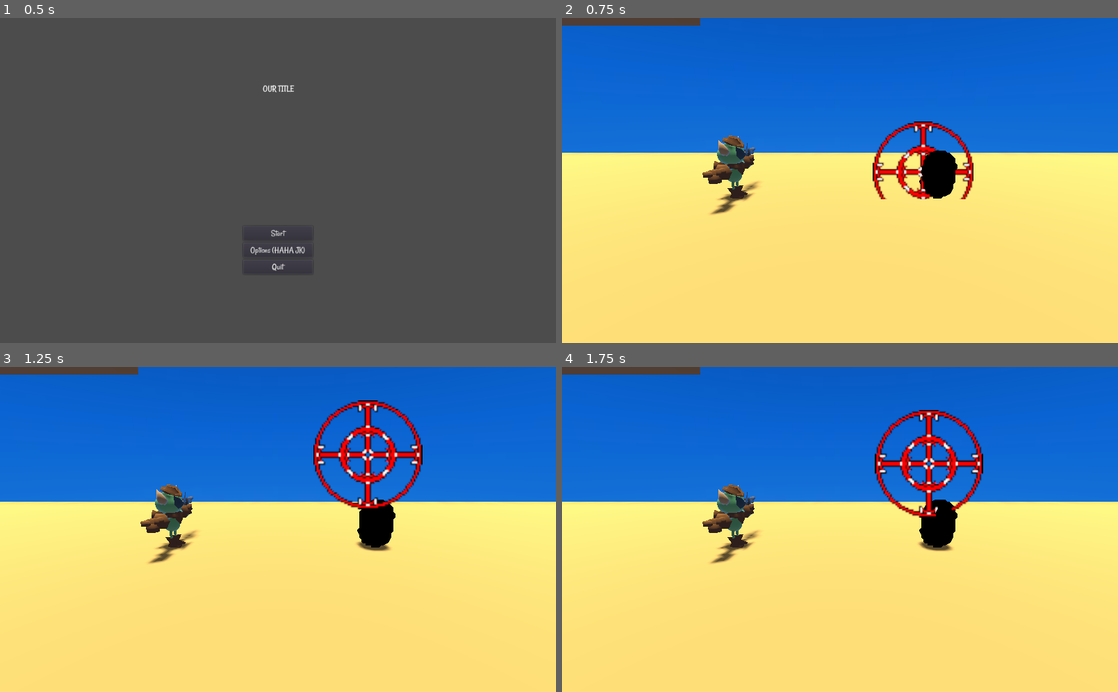
Above: before the commit, frames 1-4 (two rows, left to right).
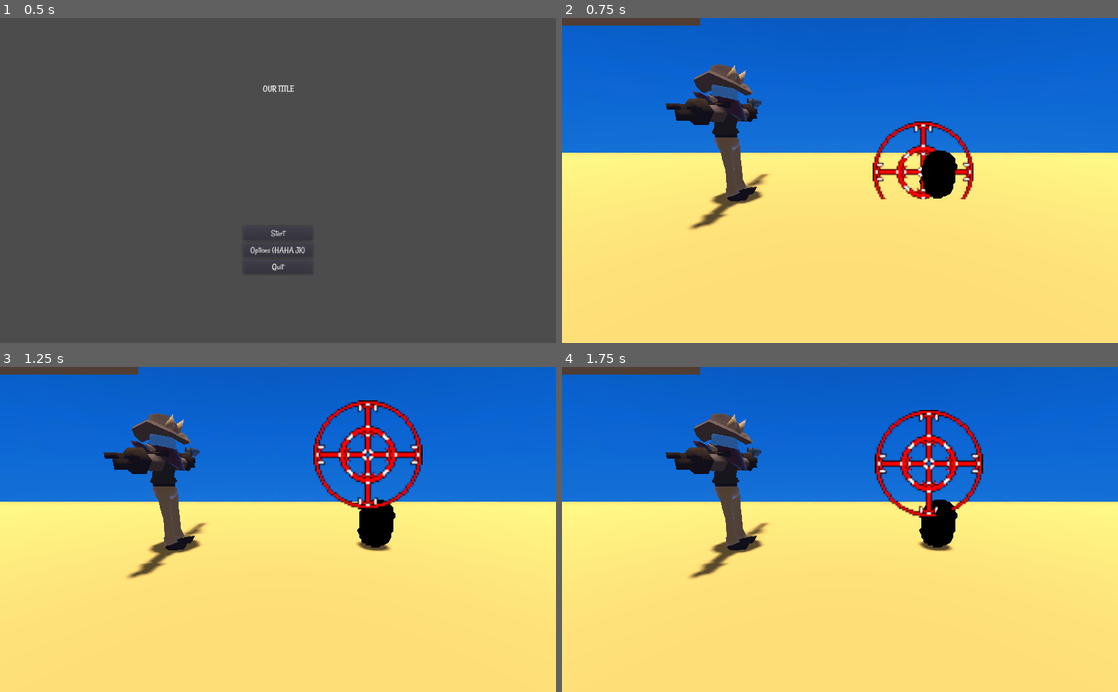
Above: after the commit, the same moments.

Repository: id-be/GMTK2022
Game: Godot game, scene res://Scenes/Title.tscn
Two runs of this game, one before a commit and one after it. Both use one fixed random seed, a clock stepped at 60 frames per second and the inputs below.
Inputs (mouse positions are in pixels of both pictures, inside the frame that each line leads up to):
- Up to frame 1 (0.5 s): no input
- Up to frame 2 (0.75 s): click "Start" at 0.5 s
- Up to frame 3 (1.25 s): no input
- Up to frame 4 (1.75 s): move the mouse to (962, 513) at 1.27 s; press the mouse at (962, 513) at 1.28 s

Frame 1 is identical in both runs. In frame 2, 3.6% of the frame differs, in the area x 18-38%, y 14-66%; in frame 3, 3.6%; in frame 4, 3.6%.

Commit message:
Swapped out player character model

Diff:
--- a/Scenes/3DGuy.tscn
+++ b/Scenes/3DGuy.tscn
@@ -1,6 +1,6 @@
 [gd_scene load_steps=6 format=2]
 
-[ext_resource path="res://Assets/3D/TESTGUY.tscn" type="PackedScene" id=1]
+[ext_resource path="res://Scenes/AcePlayer.tscn" type="PackedScene" id=1]
 [ext_resource path="res://Scripts/3DGuy.gd" type="Script" id=2]
 [ext_resource path="res://Assets/2D/Sprites/Defaults/Crosshair.png" type="Texture" id=3]
 [ext_resource path="res://Scenes/D6.tscn" type="PackedScene" id=4]
@@ -12,9 +12,9 @@
 script = ExtResource( 2 )
 
 [node name="GunBarrel" type="Position3D" parent="."]
-transform = Transform( 1, 0, 0, 0, 1, 0, 0, 0, 1, 0, 4.87575, 3.40211 )
+transform = Transform( 1, 0, 0, 0, 1, 0, 0, 0, 1, 0, 1.90464, 3.96077 )
 
-[node name="Shades" parent="." instance=ExtResource( 1 )]
+[node name="Ace" parent="." instance=ExtResource( 1 )]
 
 [node name="Crosshair" type="Sprite3D" parent="."]
 transform = Transform( -4.37114e-08, 0, 1, 0, 1, 0, -1, 0, -4.37114e-08, 0, 0, 0 )
